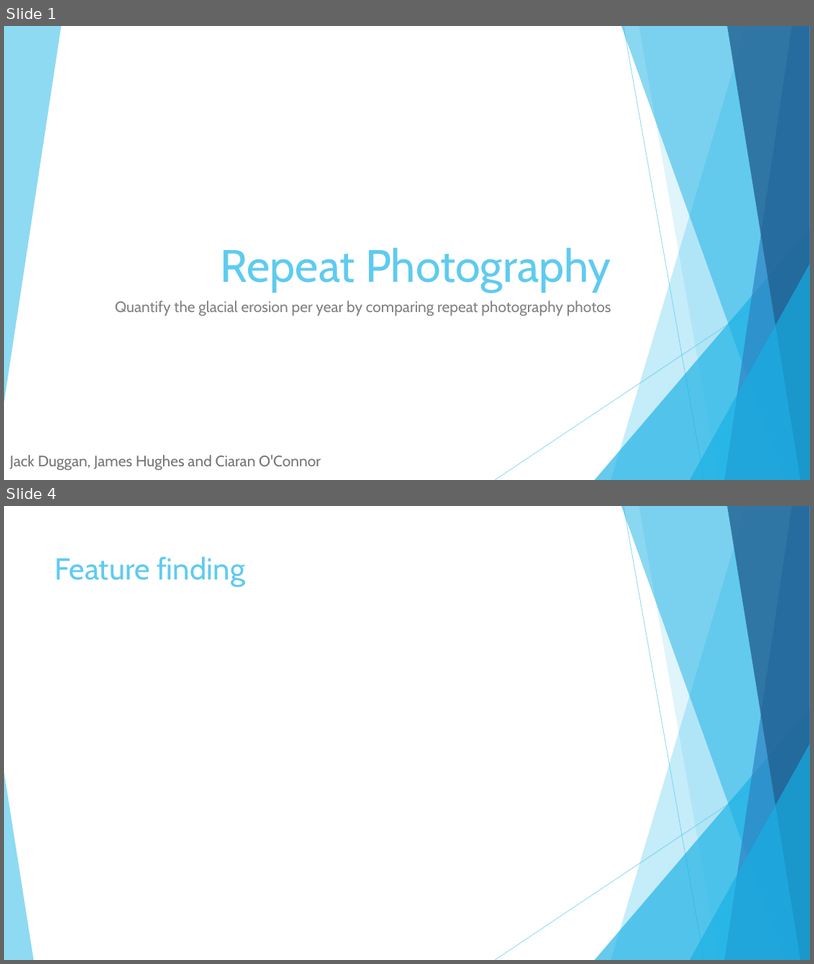
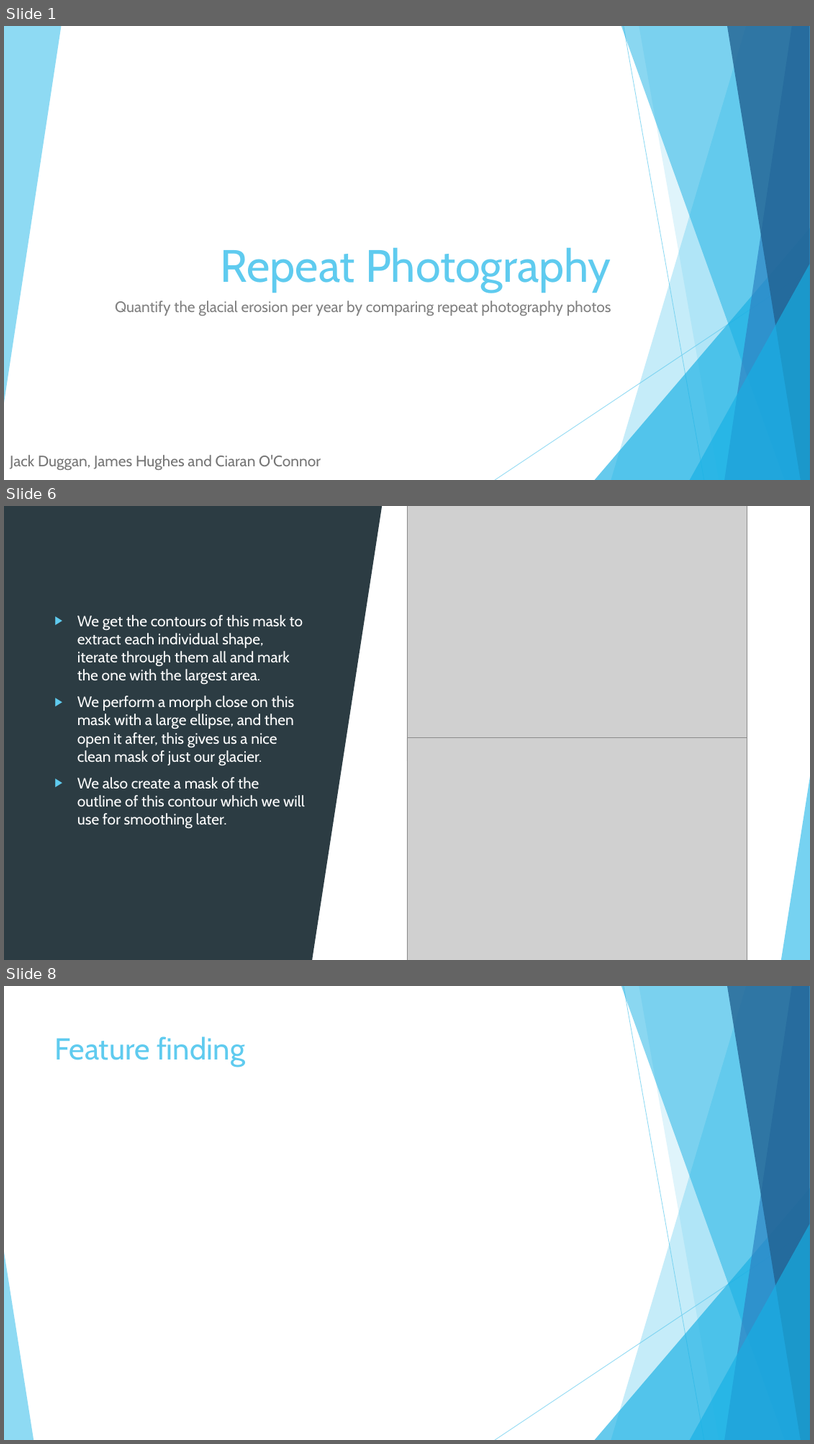
Before and after one commit to UNIpope/gla, a slide deck: Repeat Photography.pptx. Shown one above the other, each under a label of ours: slides 1 and 4 before the commit, slides 1, 6 and 8 after it; the slides between them are not shown. The pictures are 814x964 and 814x1444 pixels, drawn with LibreOffice and Linux fonts; fonts in the diff are those of the drawing; grey boxes stand for pictures. Boxes give left, top, right and bottom in pixels: in the first picture for what was removed or moved away, otherwise in the second. Text is boxed around its words. In the diff, an @@ line names an element or a change of style, - is before the commit and + after.

```diff
--- a/Repeat Photography.pptx
+++ b/Repeat Photography.pptx
@@ slide 6 added at (x1=4, y1=506, x2=810, y2=960), background #FFFFFF; not listed: 10 template elements that a slide beside it also shows @@
@@ rectangle added at (x1=4, y1=506, x2=810, y2=960), fill #FFFFFF @@
@@ rectangle added at (x1=4, y1=506, x2=313, y2=960), fill #2C3C43 @@
@@ triangle added at (x1=313, y1=506, x2=383, y2=960), fill #2C3C43 @@
@@ picture added at (x1=407, y1=506, x2=748, y2=762) @@
@@ text added at (x1=77, y1=615, x2=305, y2=829), 18 pt, text #FFFFFF @@
+▶ We get the contours of this mask to extract each individual shape, iterate through them all and mark the one with the largest area.
+▶ We perform a morph close on this mask with a large ellipse, and then open it after, this gives us a nice clean mask of just our glacier.
+▶ We also create a mask of the outline of this contour which we will use for smoothing later.
@@ picture added at (x1=407, y1=738, x2=748, y2=960) @@
@@ triangle added at (x1=782, y1=772, x2=810, y2=960), fill #5FCBEF at 85% opacity @@
@@ what was slide 4 is now slide 8 @@
```
Also in this commit, not shown: 4 other slides added, 1 slide removed.
